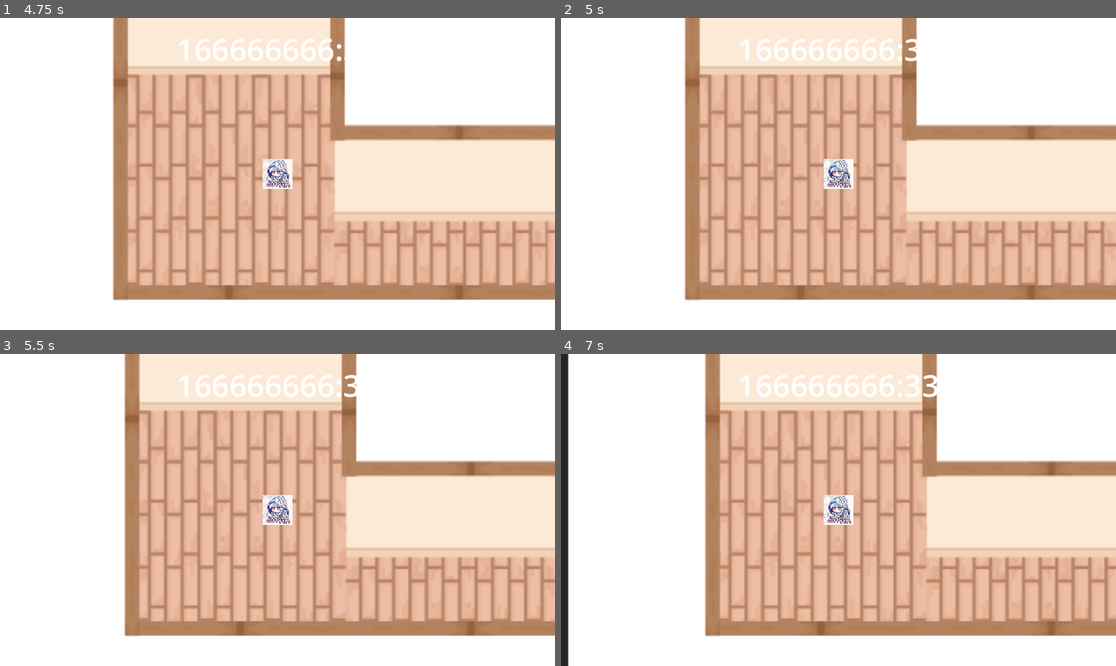
Above: before the commit, frames 1-4 (two rows, left to right).
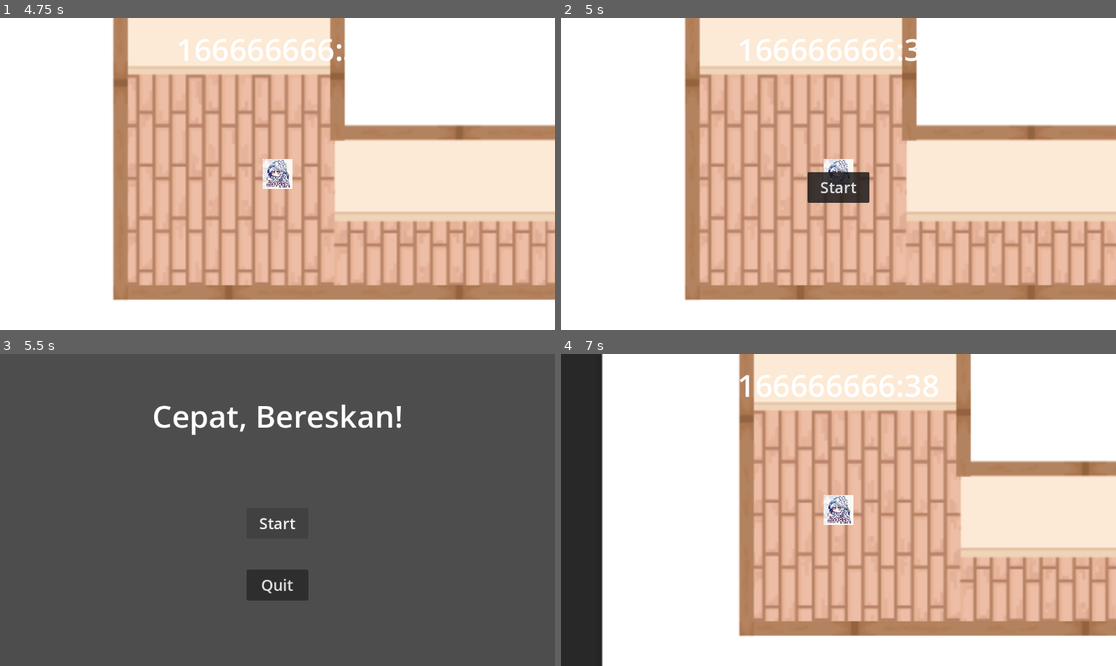
Above: after the commit, the same moments.

Repository: chrishengun123/Cepat-Bereskan
Game: Godot game, scene res://scenes/main_menu.tscn
Same seed, same stepped clock (60 frames per second), same inputs: the game is played once before the commit and once after it.
Inputs (mouse positions are in pixels of both pictures, inside the frame that each line leads up to):
- Up to frame 1 (4.75 s): click "Start" at 0.5 s; tap Enter (ui_accept) at 1.25, 1.52, 2.27, 3.77, 4.52 s; hold Right (ui_right) 1.28-2.03 s; hold Down (ui_down) 2.03-2.78 s; hold Right (ui_right) 2.78-3.53 s; hold Up (ui_up) 3.53-4.28 s; hold Left (ui_left) from 4.28 s (still down)
- Up to frame 2 (5 s): keep holding Left (ui_left); tap Escape (pause) at 4.9 s
- Up to frame 3 (5.5 s): release Left (ui_left) at 5 s; click (277, 522) at 5 s, where only the run after the commit has a clickable "Start"
- Up to frame 4 (7 s): click (838, 522) at 5.75 s, where only the run after the commit has a clickable "Start"; tap Enter (ui_accept) at 6.5, 6.77 s; hold Left (ui_left) from 6.53 s (still down)

Frame 1 is identical in both runs. In frame 2, 1.1% of the frame differs, in the area x 44-56%, y 49-60%; in frame 3, 100%, in the area x 0-100%, y 0-100%; in frame 4, 21%.

Commit message:
Added Pause Menu

Diff:
--- a/Cepat, Bereskan!/scenes/ui.tscn
+++ b/Cepat, Bereskan!/scenes/ui.tscn
@@ -1,9 +1,12 @@
-[gd_scene load_steps=3 format=3 uid="uid://6c24xc0aldqc"]
+[gd_scene load_steps=4 format=3 uid="uid://6c24xc0aldqc"]
 
 [ext_resource type="Script" uid="uid://cndi62fjpfqcv" path="res://scripts/ui.gd" id="1_nt7q6"]
 
 [sub_resource type="LabelSettings" id="LabelSettings_nt7q6"]
 font_size = 64
+
+[sub_resource type="Theme" id="Theme_nt7q6"]
+default_font_size = 32
 
 [node name="ui" type="CanvasLayer"]
 script = ExtResource("1_nt7q6")
@@ -15,3 +18,30 @@
 label_settings = SubResource("LabelSettings_nt7q6")
 horizontal_alignment = 1
 vertical_alignment = 1
+
+[node name="pause_menu" type="Control" parent="."]
+layout_mode = 3
+anchors_preset = 0
+offset_right = 40.0
+offset_bottom = 40.0
+
+[node name="continue" type="Button" parent="pause_menu"]
+layout_mode = 0
+offset_left = 512.0
+offset_top = 320.0
+offset_right = 640.0
+offset_bottom = 384.0
+theme = SubResource("Theme_nt7q6")
+text = "Start"
+
+[node name="give_up" type="Button" parent="pause_menu"]
+layout_mode = 0
+offset_left = 512.0
+offset_top = 320.0
+offset_right = 640.0
+offset_bottom = 384.0
+theme = SubResource("Theme_nt7q6")
+text = "Start"
+
+[connection signal="pressed" from="pause_menu/continue" to="." method="_on_continue_pressed"]
+[connection signal="pressed" from="pause_menu/give_up" to="." method="_on_give_up_pressed"]
--- a/Cepat, Bereskan!/scripts/ui.gd
+++ b/Cepat, Bereskan!/scripts/ui.gd
@@ -5,6 +5,17 @@
 
 func _ready() -> void:
 	game = get_parent()
+	$pause_menu.visible = false
 
 func _process(delta: float) -> void:
 	$time_left.text = str(int(get_parent().time_left/60))+":"+str(int(get_parent().time_left)%60)
+	if Input.is_action_just_pressed("pause"):
+		$pause_menu.visible = !$pause_menu.visible
+
+
+func _on_continue_pressed() -> void:
+	$pause_menu.visible = false
+
+
+func _on_give_up_pressed() -> void:
+	get_tree().change_scene_to_file("res://scenes/main_menu.tscn")
